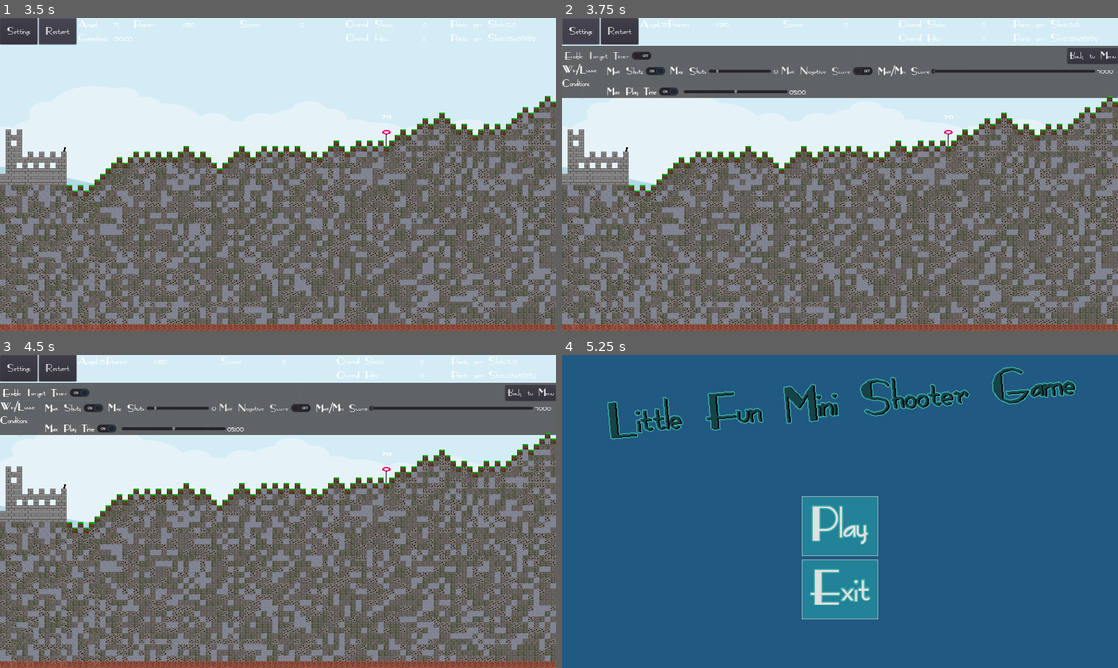
Above: before the commit, frames 1-4 (two rows, left to right).
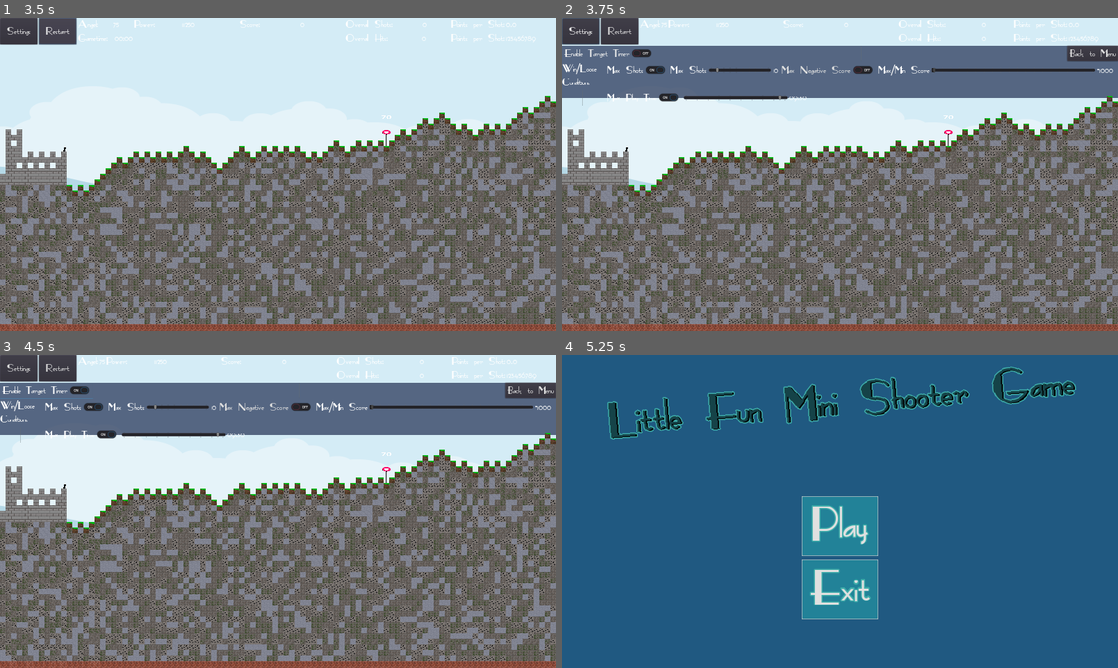
Above: after the commit, the same moments.

Repository: Coding-4Fun/Just4Fun_Mini_Shootergame
Game: Godot game, scene res://UI/MainMenuUI.tscn
Two runs of this game, one before a commit and one after it. Both use one fixed random seed, a clock stepped at 60 frames per second and the inputs below.
Inputs:
- Up to frame 1 (3.5 s): click "Play" at 0.5 s; click "Restart" at 1.25 s; click "Restart" at 2 s; click "Restart" at 2.75 s
- Up to frame 2 (3.75 s): click "Settings" at 3.5 s
- Up to frame 3 (4.5 s): click "Enable Target Timer" at 4.25 s
- Up to frame 4 (5.25 s): click "Back to Menu" at 5 s

Frame 1 is identical in both runs. In frame 2, 16% of the frame differs, in the area x 0-100%, y 8-28%; in frame 3, 16%; in frame 4, nothing differs.

Commit message:
FixChg: Hintergrund für Settings angepasst

Diff:
--- a/UI/InGameUI.gd
+++ b/UI/InGameUI.gd
@@ -45,7 +45,8 @@
 	$IngameUIBottom/vBoxContainer/hBoxHud/hBoxPower/labPower.text = str(test.min_velocity)
 	$IngameUIBottom/vBoxContainer/hBoxHud/vBoxContainerPoints/hBoxPointsPerShot/labPointsPerShots.text = "0.0"
 
-	$IngameUIBottom/vBoxContainer/vBoxSettings/colorRect/hBoxOptions/buttSwitchTargetTimer.pressed = Config.config_data["Game"]["DummyTarget"]["TimerEnabled"]
+	$IngameUIBottom/vBoxContainer/vBoxSettings/vBoxSettings/hBoxOptions/buttSwitchTargetTimer.pressed = Config.config_data["Game"]["DummyTarget"]["TimerEnabled"]
+
 	GSM.GameTimeTextLabel = GameHudUI.get_node("vBoxContainerGameTimer/hBoxGametimer/labelGameTime")
 
 
--- a/UI/InGameUI.tscn
+++ b/UI/InGameUI.tscn
@@ -244,3 +244,5 @@
 
 [connection signal="pressed" from="IngameUIBottom/vBoxContainer/hBoxHud/hBoxUIButtons/buttGameOptions" to="." method="_on_buttGameOptions_pressed"]
 [connection signal="pressed" from="IngameUIBottom/vBoxContainer/hBoxHud/hBoxUIButtons/buttGameReset" to="." method="_on_button_pressed"]
+
+[editable path="IngameUIBottom/vBoxContainer/vBoxSettings"]
--- a/UI/Settings/InGameUISettings.tscn
+++ b/UI/Settings/InGameUISettings.tscn
@@ -5,84 +5,81 @@
 [ext_resource path="res://UI/Settings/MaxScoreSettings.gd" type="Script" id=3]
 [ext_resource path="res://UI/Settings/Settings.gd" type="Script" id=4]
 
-[node name="vBoxSettings" type="VBoxContainer"]
-margin_top = 60.0
-margin_right = 1600.0
-margin_bottom = 203.0
-rect_min_size = Vector2( 0, 150 )
+[node name="Background" type="ColorRect"]
+show_behind_parent = true
+margin_right = 1600.0
+margin_bottom = 3.0
+rect_min_size = Vector2( 1600, 150 )
+size_flags_horizontal = 3
+size_flags_vertical = 3
+color = Color( 0.145098, 0.203922, 0.337255, 0.72549 )
+
+[node name="vBoxSettings" type="VBoxContainer" parent="."]
+margin_right = 1600.0
+margin_bottom = 150.0
+rect_min_size = Vector2( 1600, 150 )
 mouse_filter = 0
 script = ExtResource( 4 )
 
-[node name="colorRect" type="ColorRect" parent="."]
-show_behind_parent = true
-margin_right = 1600.0
-margin_bottom = 150.0
-size_flags_vertical = 3
-color = Color( 0.145098, 0.121569, 0.121569, 0.666667 )
-__meta__ = {
-"_editor_description_": ""
-}
-
-[node name="hBoxOptions" type="HBoxContainer" parent="colorRect"]
-margin_top = 7.0
-margin_right = 1600.0
-margin_bottom = 47.0
+[node name="hBoxOptions" type="HBoxContainer" parent="vBoxSettings"]
+margin_right = 1600.0
+margin_bottom = 40.0
 mouse_filter = 2
 
-[node name="buttSwitchTargetTimer" type="CheckButton" parent="colorRect/hBoxOptions"]
+[node name="buttSwitchTargetTimer" type="CheckButton" parent="vBoxSettings/hBoxOptions"]
 margin_right = 298.0
 margin_bottom = 40.0
 pressed = true
 text = "Enable Target Timer"
 
-[node name="vSeparator" type="VSeparator" parent="colorRect/hBoxOptions"]
+[node name="vSeparator" type="VSeparator" parent="vBoxSettings/hBoxOptions"]
 margin_left = 302.0
 margin_right = 1436.0
 margin_bottom = 40.0
 mouse_filter = 2
 size_flags_horizontal = 3
 
-[node name="buttBackToMenu" type="Button" parent="colorRect/hBoxOptions"]
+[node name="buttBackToMenu" type="Button" parent="vBoxSettings/hBoxOptions"]
 margin_left = 1440.0
 margin_right = 1600.0
 margin_bottom = 40.0
 text = "Back to Menu"
 
-[node name="hBoxConditions" type="HBoxContainer" parent="colorRect"]
-margin_top = 51.0
-margin_right = 1600.0
-margin_bottom = 106.0
-
-[node name="hBoxContainer" type="HBoxContainer" parent="colorRect/hBoxConditions"]
-margin_right = 1600.0
-margin_bottom = 55.0
-size_flags_horizontal = 3
-
-[node name="label" type="Label" parent="colorRect/hBoxConditions/hBoxContainer"]
+[node name="hBoxConditions" type="HBoxContainer" parent="vBoxSettings"]
+margin_top = 44.0
+margin_right = 1600.0
+margin_bottom = 99.0
+
+[node name="hBoxContainer" type="HBoxContainer" parent="vBoxSettings/hBoxConditions"]
+margin_right = 1600.0
+margin_bottom = 55.0
+size_flags_horizontal = 3
+
+[node name="label" type="Label" parent="vBoxSettings/hBoxConditions/hBoxContainer"]
 margin_right = 120.0
 margin_bottom = 55.0
 rect_min_size = Vector2( 120, 0 )
 text = "Win/Loose
 Conditions"
 
-[node name="vBoxContainerShots" type="VBoxContainer" parent="colorRect/hBoxConditions/hBoxContainer"]
+[node name="vBoxContainerShots" type="VBoxContainer" parent="vBoxSettings/hBoxConditions/hBoxContainer"]
 margin_left = 124.0
 margin_right = 690.0
 margin_bottom = 55.0
 
-[node name="hBoxContainerMaxShots" type="HBoxContainer" parent="colorRect/hBoxConditions/hBoxContainer/vBoxContainerShots"]
+[node name="hBoxContainerMaxShots" type="HBoxContainer" parent="vBoxSettings/hBoxConditions/hBoxContainer/vBoxContainerShots"]
 margin_right = 566.0
 margin_bottom = 40.0
 size_flags_horizontal = 0
 custom_constants/separation = 5
 script = ExtResource( 2 )
 
-[node name="cButtSwitchMaxShots" type="CheckButton" parent="colorRect/hBoxConditions/hBoxContainer/vBoxContainerShots/hBoxContainerMaxShots"]
+[node name="cButtSwitchMaxShots" type="CheckButton" parent="vBoxSettings/hBoxConditions/hBoxContainer/vBoxContainerShots/hBoxContainerMaxShots"]
 margin_right = 190.0
 margin_bottom = 40.0
 text = "Max Shots"
 
-[node name="label" type="Label" parent="colorRect/hBoxConditions/hBoxContainer/vBoxContainerShots/hBoxContainerMaxShots"]
+[node name="label" type="Label" parent="vBoxSettings/hBoxConditions/hBoxContainer/vBoxContainerShots/hBoxContainerMaxShots"]
 margin_left = 195.0
 margin_right = 305.0
 margin_bottom = 40.0
@@ -92,7 +89,7 @@
 text = "Max Shots"
 valign = 1
 
-[node name="MaxShotSlider" type="HSlider" parent="colorRect/hBoxConditions/hBoxContainer/vBoxContainerShots/hBoxContainerMaxShots"]
+[node name="MaxShotSlider" type="HSlider" parent="vBoxSettings/hBoxConditions/hBoxContainer/vBoxContainerShots/hBoxContainerMaxShots"]
 margin_left = 310.0
 margin_right = 490.0
 margin_bottom = 40.0
@@ -109,31 +106,31 @@
 tick_count = 10
 ticks_on_borders = true
 
-[node name="labelMaxShots" type="Label" parent="colorRect/hBoxConditions/hBoxContainer/vBoxContainerShots/hBoxContainerMaxShots"]
+[node name="labelMaxShots" type="Label" parent="vBoxSettings/hBoxConditions/hBoxContainer/vBoxContainerShots/hBoxContainerMaxShots"]
 margin_left = 495.0
 margin_top = 7.0
 margin_right = 566.0
 margin_bottom = 33.0
 text = "123456"
 
-[node name="vBoxContainerScore" type="VBoxContainer" parent="colorRect/hBoxConditions/hBoxContainer"]
+[node name="vBoxContainerScore" type="VBoxContainer" parent="vBoxSettings/hBoxConditions/hBoxContainer"]
 margin_left = 694.0
 margin_right = 1600.0
 margin_bottom = 55.0
 size_flags_horizontal = 3
 
-[node name="hBoxContainerMaxScore" type="HBoxContainer" parent="colorRect/hBoxConditions/hBoxContainer/vBoxContainerScore"]
+[node name="hBoxContainerMaxScore" type="HBoxContainer" parent="vBoxSettings/hBoxConditions/hBoxContainer/vBoxContainerScore"]
 margin_right = 906.0
 margin_bottom = 40.0
 custom_constants/separation = 5
 script = ExtResource( 3 )
 
-[node name="cButtSwitchMaxScore" type="CheckButton" parent="colorRect/hBoxConditions/hBoxContainer/vBoxContainerScore/hBoxContainerMaxScore"]
+[node name="cButtSwitchMaxScore" type="CheckButton" parent="vBoxSettings/hBoxConditions/hBoxContainer/vBoxContainerScore/hBoxContainerMaxScore"]
 margin_right = 292.0
 margin_bottom = 40.0
 text = "Max Negative Score"
 
-[node name="label" type="Label" parent="colorRect/hBoxConditions/hBoxContainer/vBoxContainerScore/hBoxContainerMaxScore"]
+[node name="label" type="Label" parent="vBoxSettings/hBoxConditions/hBoxContainer/vBoxContainerScore/hBoxContainerMaxScore"]
 margin_left = 297.0
 margin_right = 454.0
 margin_bottom = 40.0
@@ -143,7 +140,7 @@
 text = "Max/Min Score"
 valign = 1
 
-[node name="MaxScoreSlider" type="HSlider" parent="colorRect/hBoxConditions/hBoxContainer/vBoxContainerScore/hBoxContainerMaxScore"]
+[node name="MaxScoreSlider" type="HSlider" parent="vBoxSettings/hBoxConditions/hBoxContainer/vBoxContainerScore/hBoxContainerMaxScore"]
 margin_left = 459.0
 margin_right = 841.0
 margin_bottom = 40.0
@@ -161,7 +158,7 @@
 tick_count = 20
 ticks_on_borders = true
 
-[node name="labelMaxScore" type="Label" parent="colorRect/hBoxConditions/hBoxContainer/vBoxContainerScore/hBoxContainerMaxScore"]
+[node name="labelMaxScore" type="Label" parent="vBoxSettings/hBoxConditions/hBoxContainer/vBoxContainerScore/hBoxContainerMaxScore"]
 margin_left = 846.0
 margin_top = 7.0
 margin_right = 906.0
@@ -169,37 +166,37 @@
 rect_min_size = Vector2( 60, 0 )
 text = "MAX"
 
-[node name="hBoxRoundTime" type="HBoxContainer" parent="colorRect"]
-margin_top = 110.0
-margin_right = 1600.0
-margin_bottom = 150.0
-
-[node name="hBoxContainer" type="HBoxContainer" parent="colorRect/hBoxRoundTime"]
-margin_right = 1600.0
-margin_bottom = 40.0
-size_flags_horizontal = 3
-
-[node name="vSeparator" type="VSeparator" parent="colorRect/hBoxRoundTime/hBoxContainer"]
+[node name="hBoxRoundTime" type="HBoxContainer" parent="vBoxSettings"]
+margin_top = 103.0
+margin_right = 1600.0
+margin_bottom = 143.0
+
+[node name="hBoxContainer" type="HBoxContainer" parent="vBoxSettings/hBoxRoundTime"]
+margin_right = 1600.0
+margin_bottom = 40.0
+size_flags_horizontal = 3
+
+[node name="vSeparator" type="VSeparator" parent="vBoxSettings/hBoxRoundTime/hBoxContainer"]
 margin_right = 120.0
 margin_bottom = 40.0
 rect_min_size = Vector2( 120, 0 )
 
-[node name="vBoxContainer" type="VBoxContainer" parent="colorRect/hBoxRoundTime/hBoxContainer"]
+[node name="vBoxContainer" type="VBoxContainer" parent="vBoxSettings/hBoxRoundTime/hBoxContainer"]
 margin_left = 124.0
 margin_right = 729.0
 margin_bottom = 40.0
 
-[node name="hBoxContainerMaxGameTimer" type="HBoxContainer" parent="colorRect/hBoxRoundTime/hBoxContainer/vBoxContainer"]
+[node name="hBoxContainerMaxGameTimer" type="HBoxContainer" parent="vBoxSettings/hBoxRoundTime/hBoxContainer/vBoxContainer"]
 margin_right = 605.0
 margin_bottom = 40.0
 script = ExtResource( 1 )
 
-[node name="cButtSwitchMaxGameTime" type="CheckButton" parent="colorRect/hBoxRoundTime/hBoxContainer/vBoxContainer/hBoxContainerMaxGameTimer"]
+[node name="cButtSwitchMaxGameTime" type="CheckButton" parent="vBoxSettings/hBoxRoundTime/hBoxContainer/vBoxContainer/hBoxContainerMaxGameTimer"]
 margin_right = 235.0
 margin_bottom = 40.0
 text = "Max Play Time"
 
-[node name="MaxGameTimeSlider" type="HSlider" parent="colorRect/hBoxRoundTime/hBoxContainer/vBoxContainer/hBoxContainerMaxGameTimer"]
+[node name="MaxGameTimeSlider" type="HSlider" parent="vBoxSettings/hBoxRoundTime/hBoxContainer/vBoxContainer/hBoxContainerMaxGameTimer"]
 margin_left = 239.0
 margin_right = 539.0
 margin_bottom = 40.0
@@ -217,20 +214,20 @@
 tick_count = 10
 ticks_on_borders = true
 
-[node name="labelMaxGameTime" type="Label" parent="colorRect/hBoxRoundTime/hBoxContainer/vBoxContainer/hBoxContainerMaxGameTimer"]
+[node name="labelMaxGameTime" type="Label" parent="vBoxSettings/hBoxRoundTime/hBoxContainer/vBoxContainer/hBoxContainerMaxGameTimer"]
 margin_left = 543.0
 margin_top = 7.0
 margin_right = 605.0
 margin_bottom = 33.0
 text = "00:00"
 
-[connection signal="pressed" from="colorRect/hBoxOptions/buttBackToMenu" to="." method="_on_buttBackToMenu_pressed"]
-[connection signal="pressed" from="colorRect/hBoxConditions/hBoxContainer/vBoxContainerShots/hBoxContainerMaxShots/cButtSwitchMaxShots" to="colorRect/hBoxConditions/hBoxContainer/vBoxContainerShots/hBoxContainerMaxShots" method="_on_cButtSwitchMaxShots_pressed"]
-[connection signal="toggled" from="colorRect/hBoxConditions/hBoxContainer/vBoxContainerShots/hBoxContainerMaxShots/cButtSwitchMaxShots" to="colorRect/hBoxConditions/hBoxContainer/vBoxContainerShots/hBoxContainerMaxShots" method="_on_cButtSwitchMaxShots_toggled"]
-[connection signal="value_changed" from="colorRect/hBoxConditions/hBoxContainer/vBoxContainerShots/hBoxContainerMaxShots/MaxShotSlider" to="colorRect/hBoxConditions/hBoxContainer/vBoxContainerShots/hBoxContainerMaxShots" method="_on_MaxShotSlider_value_changed"]
-[connection signal="pressed" from="colorRect/hBoxConditions/hBoxContainer/vBoxContainerScore/hBoxContainerMaxScore/cButtSwitchMaxScore" to="colorRect/hBoxConditions/hBoxContainer/vBoxContainerScore/hBoxContainerMaxScore" method="_on_cButtSwitchMaxScore_pressed"]
-[connection signal="toggled" from="colorRect/hBoxConditions/hBoxContainer/vBoxContainerScore/hBoxContainerMaxScore/cButtSwitchMaxScore" to="colorRect/hBoxConditions/hBoxContainer/vBoxContainerScore/hBoxContainerMaxScore" method="_on_cButtSwitchMaxScore_toggled"]
-[connection signal="value_changed" from="colorRect/hBoxConditions/hBoxContainer/vBoxContainerScore/hBoxContainerMaxScore/MaxScoreSlider" to="colorRect/hBoxConditions/hBoxContainer/vBoxContainerScore/hBoxContainerMaxScore" method="_on_MaxScoreSlider_value_changed"]
-[connection signal="pressed" from="colorRect/hBoxRoundTime/hBoxContainer/vBoxContainer/hBoxContainerMaxGameTimer/cButtSwitchMaxGameTime" to="colorRect/hBoxRoundTime/hBoxContainer/vBoxContainer/hBoxContainerMaxGameTimer" method="_on_cButtSwitchMaxGameTime_pressed"]
-[connection signal="toggled" from="colorRect/hBoxRoundTime/hBoxContainer/vBoxContainer/hBoxContainerMaxGameTimer/cButtSwitchMaxGameTime" to="colorRect/hBoxRoundTime/hBoxContainer/vBoxContainer/hBoxContainerMaxGameTimer" method="_on_cButtSwitchMaxGameTime_toggled"]
-[connection signal="value_changed" from="colorRect/hBoxRoundTime/hBoxContainer/vBoxContainer/hBoxContainerMaxGameTimer/MaxGameTimeSlider" to="colorRect/hBoxRoundTime/hBoxContainer/vBoxContainer/hBoxContainerMaxGameTimer" method="_on_MaxTimeSlider_value_changed"]
+[connection signal="pressed" from="vBoxSettings/hBoxOptions/buttBackToMenu" to="vBoxSettings" method="_on_buttBackToMenu_pressed"]
+[connection signal="pressed" from="vBoxSettings/hBoxConditions/hBoxContainer/vBoxContainerShots/hBoxContainerMaxShots/cButtSwitchMaxShots" to="vBoxSettings/hBoxConditions/hBoxContainer/vBoxContainerShots/hBoxContainerMaxShots" method="_on_cButtSwitchMaxShots_pressed"]
+[connection signal="toggled" from="vBoxSettings/hBoxConditions/hBoxContainer/vBoxContainerShots/hBoxContainerMaxShots/cButtSwitchMaxShots" to="vBoxSettings/hBoxConditions/hBoxContainer/vBoxContainerShots/hBoxContainerMaxShots" method="_on_cButtSwitchMaxShots_toggled"]
+[connection signal="value_changed" from="vBoxSettings/hBoxConditions/hBoxContainer/vBoxContainerShots/hBoxContainerMaxShots/MaxShotSlider" to="vBoxSettings/hBoxConditions/hBoxContainer/vBoxContainerShots/hBoxContainerMaxShots" method="_on_MaxShotSlider_value_changed"]
+[connection signal="pressed" from="vBoxSettings/hBoxConditions/hBoxContainer/vBoxContainerScore/hBoxContainerMaxScore/cButtSwitchMaxScore" to="vBoxSettings/hBoxConditions/hBoxContainer/vBoxContainerScore/hBoxContainerMaxScore" method="_on_cButtSwitchMaxScore_pressed"]
+[connection signal="toggled" from="vBoxSettings/hBoxConditions/hBoxContainer/vBoxContainerScore/hBoxContainerMaxScore/cButtSwitchMaxScore" to="vBoxSettings/hBoxConditions/hBoxContainer/vBoxContainerScore/hBoxContainerMaxScore" method="_on_cButtSwitchMaxScore_toggled"]
+[connection signal="value_changed" from="vBoxSettings/hBoxConditions/hBoxContainer/vBoxContainerScore/hBoxContainerMaxScore/MaxScoreSlider" to="vBoxSettings/hBoxConditions/hBoxContainer/vBoxContainerScore/hBoxContainerMaxScore" method="_on_MaxScoreSlider_value_changed"]
+[connection signal="pressed" from="vBoxSettings/hBoxRoundTime/hBoxContainer/vBoxContainer/hBoxContainerMaxGameTimer/cButtSwitchMaxGameTime" to="vBoxSettings/hBoxRoundTime/hBoxContainer/vBoxContainer/hBoxContainerMaxGameTimer" method="_on_cButtSwitchMaxGameTime_pressed"]
+[connection signal="toggled" from="vBoxSettings/hBoxRoundTime/hBoxContainer/vBoxContainer/hBoxContainerMaxGameTimer/cButtSwitchMaxGameTime" to="vBoxSettings/hBoxRoundTime/hBoxContainer/vBoxContainer/hBoxContainerMaxGameTimer" method="_on_cButtSwitchMaxGameTime_toggled"]
+[connection signal="value_changed" from="vBoxSettings/hBoxRoundTime/hBoxContainer/vBoxContainer/hBoxContainerMaxGameTimer/MaxGameTimeSlider" to="vBoxSettings/hBoxRoundTime/hBoxContainer/vBoxContainer/hBoxContainerMaxGameTimer" method="_on_MaxTimeSlider_value_changed"]
--- a/config.json
+++ b/config.json
@@ -1 +1 @@
-{"Audio":{"MasterVolume":100,"MusicVolume":100,"SfxVolume":100},"Game":{"CannonCount":2,"Condition":{"MaxGameTimeEnabled":true,"MaxGameTimeValue":300,"MaxShotsEnabled":true,"MaxShotsValue" …(250 unchanged characters)…
+{"Audio":{"MasterVolume":100,"MusicVolume":100,"SfxVolume":100},"Game":{"CannonCount":2,"Condition":{"MaxGameTimeEnabled":true,"MaxGameTimeValue":570,"MaxShotsEnabled":true,"MaxShotsValue" …(250 unchanged characters)…
